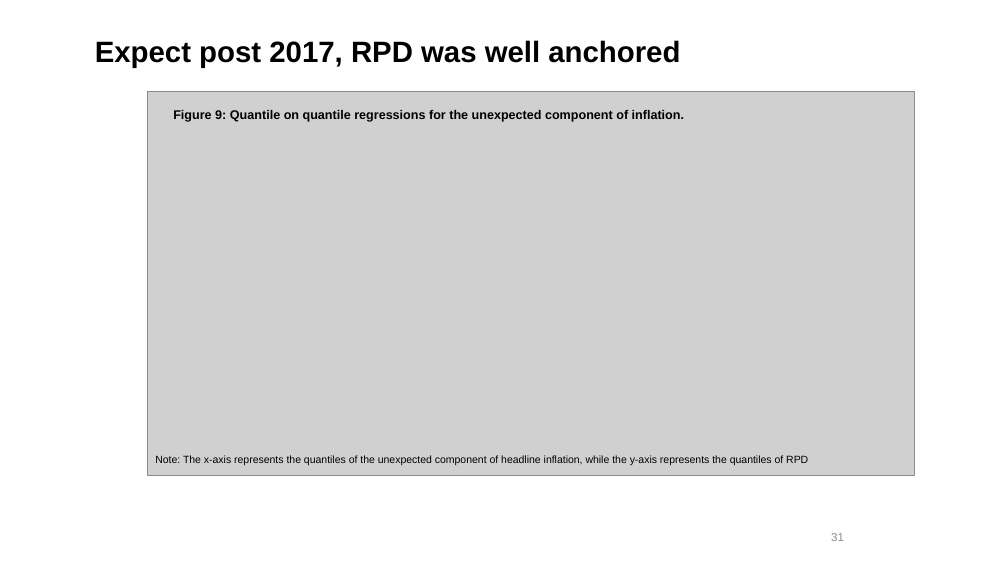
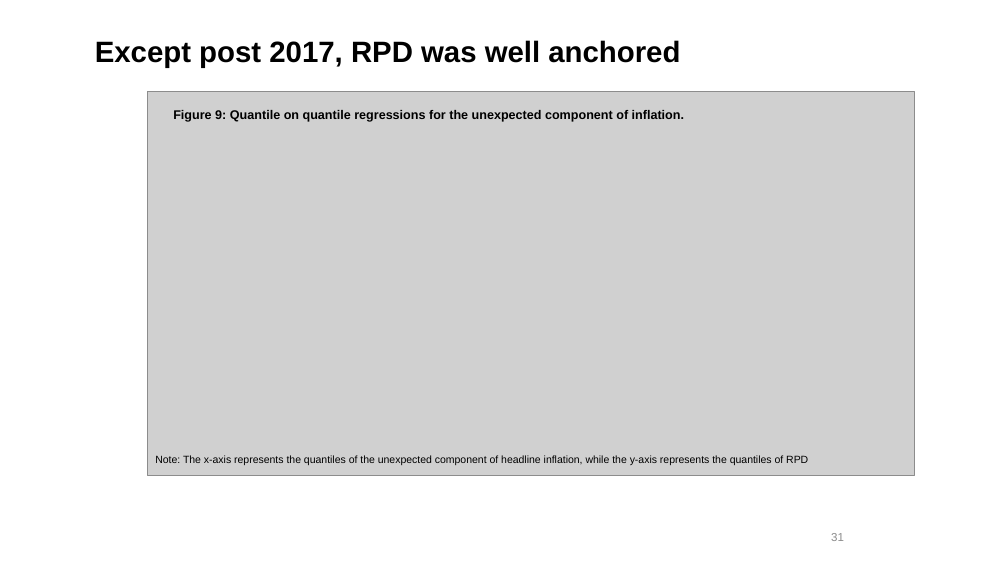
Before and after one commit to xolaniss/inflation_relative_price_variance, a slide deck: slide 31 of Presentation/inflation_relative_price_variance_presentation.pptx. Drawn at 1008x567 pixels with LibreOffice and Linux fonts; fonts in the diff are those of the drawing; grey boxes stand for pictures; background and template pictures are left out. Boxes give left, top, right and bottom in pixels: in the first picture for what was removed or moved away, otherwise in the second. Text is boxed around its words. In the diff, an @@ line names an element or a change of style, - is before the commit and + after.

```diff
--- a/Presentation/inflation_relative_price_variance_presentation.pptx
+++ b/Presentation/inflation_relative_price_variance_presentation.pptx
@@ title at (x1=95, y1=40, x2=680, y2=68): text changed @@
-Expect post 2017, RPD was well anchored
+Except post 2017, RPD was well anchored
```
Also in this commit, not shown: 11 other slides changed, 1 slide removed.
